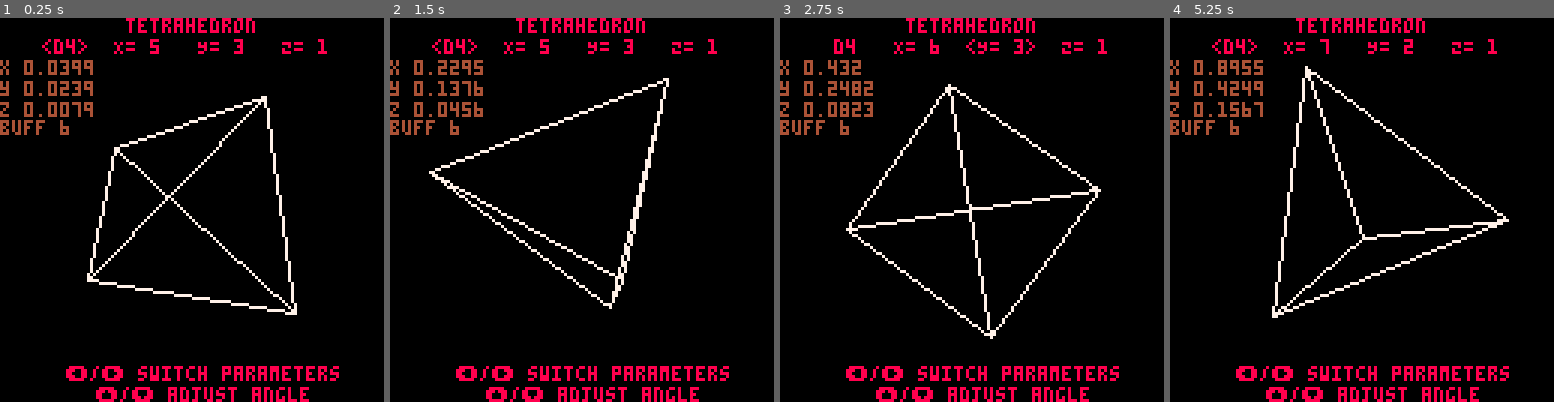
Above: before the commit, frames 1-4 (left to right).
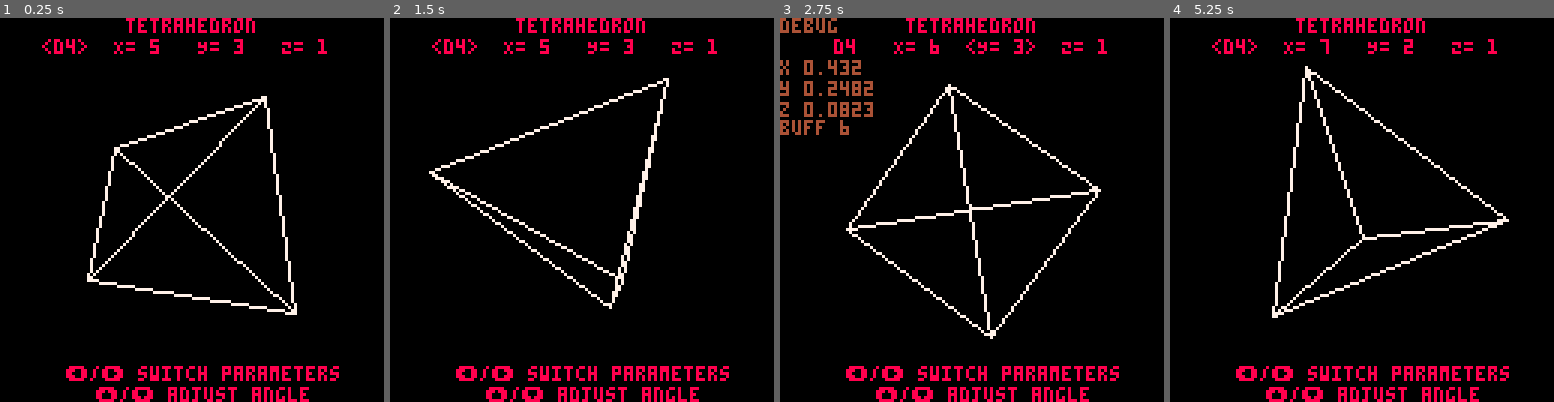
Above: after the commit, the same moments.

Repository: kakardo/Pico-8
Game: PICO-8 cartridge game carts/02 platonic solids viewer/platonic_solids_viewer.p8
Same seed, same stepped clock (60 frames per second), same inputs: the game is played once before the commit and once after it.
Inputs:
- Up to frame 1 (0.25 s): no input
- Up to frame 2 (1.5 s): tap X (X key) at 0.33, 1.07 s
- Up to frame 3 (2.75 s): hold Right 1.6-2.1 s; tap X (X key) at 1.85 s; hold Up 2.15-2.42 s; hold Right from 2.47 s (still down)
- Up to frame 4 (5.25 s): tap X (X key) at 2.97, 4.08, 5.2 s; release Right at 3.03 s; hold Left 3.08-3.58 s; hold Down 3.63-3.97 s; hold Right 4.02-4.68 s; hold Up 4.73-5.03 s; hold Left from 5.08 s (still down)

The runs differ from the first frame. In frame 1, 1.5% of the frame differs, in the area x 0-25%, y 10-31%; in frame 2, 1.4%; in frame 3, 0.3%; in frame 4, 1.4%.

Commit message:
X-key can now switch between normal and debug.

Diff:
--- a/game carts/02 platonic solids viewer/main.lua
+++ b/game carts/02 platonic solids viewer/main.lua
@@ -66,6 +66,8 @@
 
 	selected = 0
 	shape = 1
+
+	debug = false
 end
 
 function _update()
@@ -114,6 +116,15 @@
 			angle.step_down("y")
 		else
 			angle.step_down("z")
+		end
+	end
+
+	-- SWITCHABLE NORMAL VS DEBUG MODE (X-KEY)
+	if btnp(5) then
+		if debug then
+			debug = false
+		else
+			debug = true
 		end
 	end
 
@@ -198,8 +209,9 @@
 
 
 	-- DEBUG
-	debug = true
+
 	if debug then
+		print("debug",0,0,4)
 		print("x "..angle.get("x"),0,14,4)
 		print("y "..angle.get("y"),0,21,4)
 		print("z "..angle.get("z"),0,28,4)
